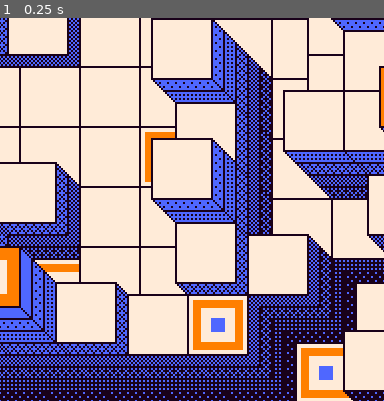
Above: before the commit, frame 1.
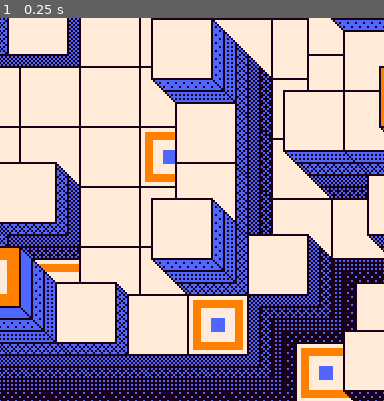
Above: after the commit, the same moment.

Repository: AlexQuenon/serpentithing
Game: Godot game, scene res://scenes/main.tscn
Two runs of this game, one before a commit and one after it. Both use one fixed random seed, a clock stepped at 60 frames per second and the inputs below.
Inputs:
- Up to frame 1 (0.25 s): no input
The pictures show only the part of the screen within x 15-65%, y 48-98%; the shares and areas given below are measured in that part.

The runs differ from the first frame. In frame 1, 4.2% of the frame differs, in the area x 39-62%, y 31-69%.

Commit message:
late level fix

Diff:
--- a/code/level.gd
+++ b/code/level.gd
@@ -10,7 +10,7 @@
 	[8, 7, 5, 5, 5, 4, 4, 6, 3, 9],
 	[9, 7, 5, 5, 4, 4, 4, 4, 4, 6],
 	[7, 6, 6, 5, 4, 4, 4, 4, 4, 5],
-	[5, 6, 6, 5, 3, 8, 6, 8, 6, 5],
+	[5, 6, 6, 5, 3, 8, 6, 6, 8, 5],
 	[5, 5, 5, 5, 3, 3, 3, 3, 5, 1],
 	[6, 6, 6, 6, 5, 5, 7, 3, 1, 2],
 	[7, 7, 7, 9, 9, 7, 7, 5, 1, 2],
